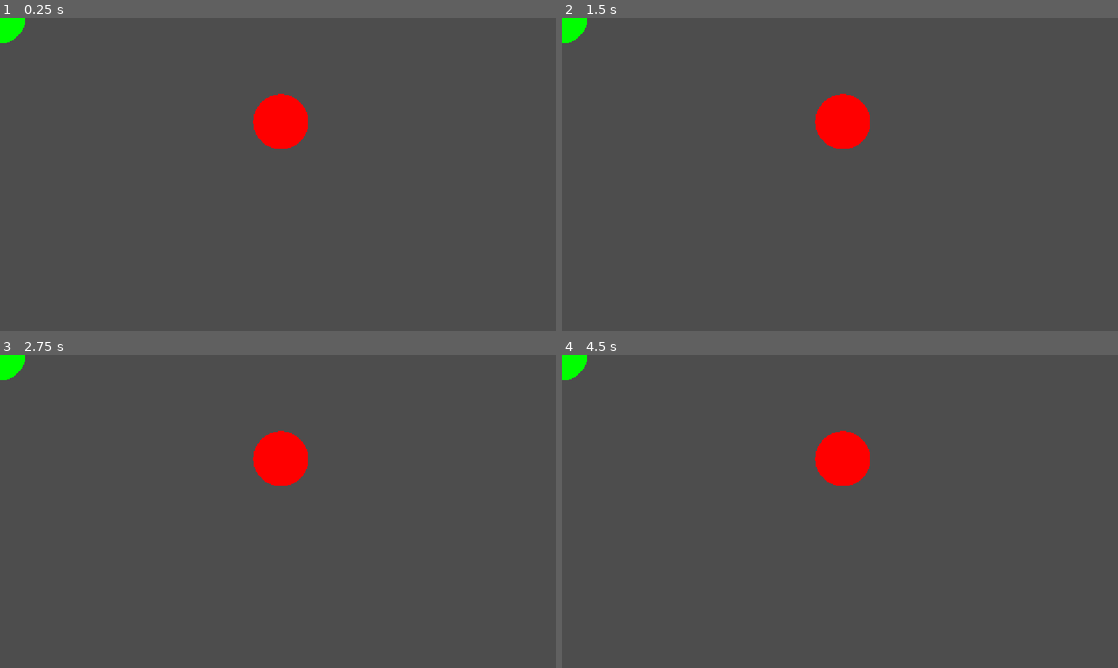
Above: before the commit, frames 1-4 (two rows, left to right).
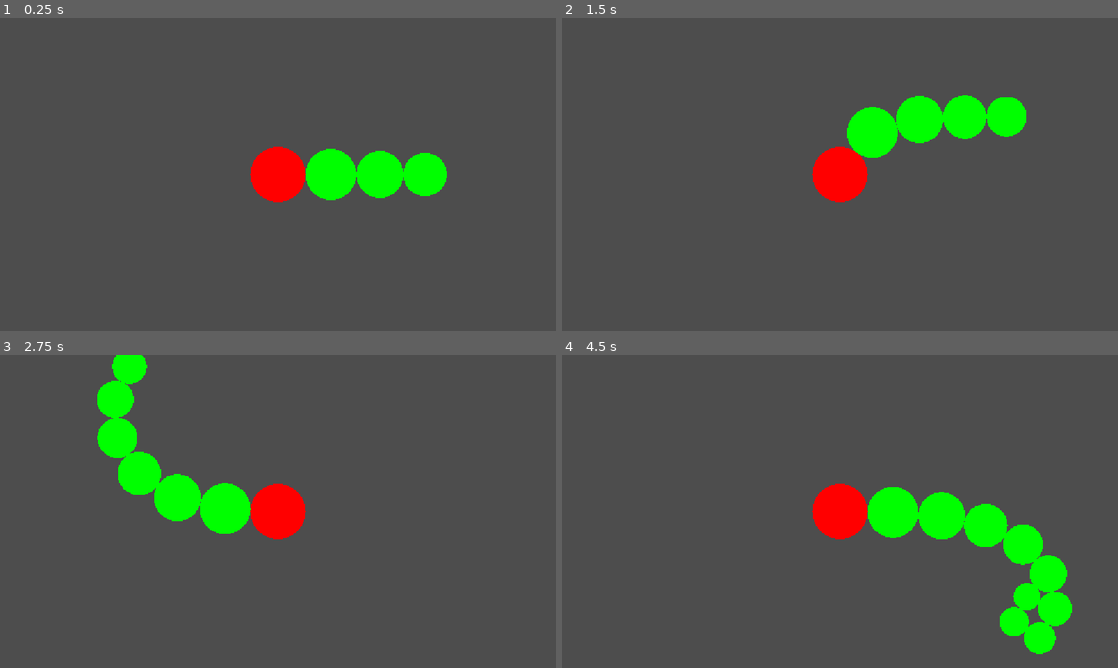
Above: after the commit, the same moments.

Repository: rRiddler/Godot_Lab
Game: Godot game, scene res://scenes/dynamicAnims.tscn
Two runs of this game, one before a commit and one after it. Both use one fixed random seed, a clock stepped at 60 frames per second and the inputs below.
Inputs (mouse positions are in pixels of both pictures, inside the frame that each line leads up to):
- Up to frame 1 (0.25 s): no input
- Up to frame 2 (1.5 s): tap Enter at 0.5 s; move the mouse to (845, 121) at 0.52 s; hold Right (ui_right) 0.53-1.28 s; tap P (addBodyPart, bound only after the commit) at 0.6 s; click (845, 121) at 0.67 s; tap Space at 1.25 s; move the mouse to (728, 190) at 1.27 s; hold Down (ui_down) from 1.28 s (still down); click (728, 190) at 1.35 s
- Up to frame 3 (2.75 s): tap P (addBodyPart, bound only after the commit) at 1.55, 2.1 s; move the mouse to (333, 442) at 2.02 s; release Down (ui_down) at 2.03 s; hold Right (ui_right) from 2.03 s (still down)
- Up to frame 4 (4.5 s): move the mouse to (812, 574) at 2.77 s; release Right (ui_right) at 2.78 s; hold Up (ui_up) 2.78-3.53 s; tap P (addBodyPart, bound only after the commit) at 2.85, 3.8, 4.35 s; click (812, 574) at 2.92 s; move the mouse to (1006, 558) at 3.52 s; hold Left (ui_left) from 3.53 s (still down); click (1006, 558) at 3.6 s; move the mouse to (673, 464) at 4.27 s

The runs differ from the first frame. In frame 1, 6.0% of the frame differs, in the area x 0-81%, y 0-59%; in frame 2, 6.4%; in frame 3, 7.8%; in frame 4, 9.0%, in the area x 0-92%, y 0-96%.

Commit message:
Add arrows movement and Camera for head Add 'P' to create new bodypart

Diff:
--- a/project.godot
+++ b/project.godot
@@ -36,6 +36,11 @@
 "events": [Object(InputEventMouseButton,"resource_local_to_scene":false,"resource_name":"","device":-1,"window_id":0,"a …(257 unchanged characters)…
 ]
 }
+addBodyPart={
+"deadzone": 0.2,
+"events": [Object(InputEventKey,"resource_local_to_scene":false,"resource_name":"","device":-1,"window_id":0,"alt_pressed":false,"shift_pressed":false,"ctrl_pressed":false,"meta_pressed":false,"pressed":false,"keycode":0,"physical_keycode":80,"key_label":0,"unicode":112,"location":0,"echo":false,"script":null)
+]
+}
 
 [physics]
 
--- a/scenes/dynamicAnims.tscn
+++ b/scenes/dynamicAnims.tscn
@@ -12,8 +12,10 @@
 
 [node name="Snake" type="CharacterBody2D" parent="." unique_id=1036043235]
 script = ExtResource("1_4lfpr")
-bodySegmentCount = 54
+bodySegmentCount = 3
 headRadius = 117
+movementSpeed = 10
+offsetFixingPosition = 0.005
 segmentSizeDegradationPercent = 0.076
 
 [node name="head" type="CollisionShape2D" parent="Snake" unique_id=2037631833]
@@ -31,4 +33,6 @@
 shape = SubResource("CircleShape2D_i5s70")
 debug_color = Color(1.92523e-07, 0.64858925, 0.18588662, 0.41960785)
 
+[node name="Camera2D" type="Camera2D" parent="Snake/head" unique_id=1502155382]
+
 [connection signal="input_event" from="Snake/head/Area2D" to="Snake" method="_on_area_2d_input_event"]
--- a/scripts/snake.gd
+++ b/scripts/snake.gd
@@ -1,32 +1,43 @@
 extends CharacterBody2D
 @onready var head = $"head"
 @onready var bodySegments = find_children("*","CollisionShape2D")
-var importedBodySegments = []
 @export var bodySegmentCount: int
 @export var headRadius: int
+@export var movementSpeed: int
+@export var offsetFixingPosition: float
 @export_range(0.0,1.0) var segmentSizeDegradationPercent: float
 
 signal changedPosition
 var holding_obj = false
 
-
+# INITIALIZING OBJECT
 func _ready() -> void:
+	# Preloading existing nodes - Head
 	bodySegments.erase($"head/Area2D/CollisionShape2D")
 	var prevSegment = head
+	# Begin to generate body based on public attributes. They are "connected" by order of creation
 	for i in range(bodySegmentCount):
-		var newSegment = CollisionShape2D.new()
-		newSegment.name = "segment"+str(i)
-		add_child(newSegment)
-		newSegment.shape = CircleShape2D.new()
-		newSegment.shape.radius = prevSegment.shape.radius * (1.0-segmentSizeDegradationPercent)
-		importedBodySegments.append(newSegment)
-		prevSegment = newSegment
-	bodySegments.append_array(importedBodySegments)
+		prevSegment = add_segment(prevSegment)
+	# Trying to reconnect all segments together on loading of scene
 	changedPosition.connect(move_segments)
+	changedPosition.emit()
 
+# GRAPHICS
+# Using process only to redraw body
 func _process(delta: float) -> void:
 	queue_redraw()
+# we only drawing bodyParts with circles which fill whole CollisionShape2D radius
+# TODO: move away from CollisionShape2D's to Node2D's - anyway not using integrated collisions
+func _draw() -> void:
+	for segment: CollisionShape2D in bodySegments:
+		if segment.name.contains("segment"):
+			draw_circle(segment.position,segment.shape.radius,Color(0,255,0))
+		elif segment.name == "head":
+			draw_circle(segment.position,segment.shape.radius,Color(255.0,0.0,0.0))
 
+# BRAIN LOGIC
+# Main logic behind moving bodyParts around by following Head and moving them away from each other
+# by own collission detection
 func move_segments():
 	var prevSegment:CollisionShape2D = null
 	for segment: CollisionShape2D in bodySegments:
@@ -40,41 +51,69 @@
 					var mPower = mD.length() - rOffset
 					segment.position += mD.normalized() * mPower
 			prevSegment = segment
-	# в данный момент prevSegment - хвост
-
+	# in next steps first use of prevSegment is a 'Tail' of creature
+	var readjust: bool = false
 	for i in range(0,bodySegments.size()):
 		for j in range(1,bodySegments.size()):
 			if (i != bodySegments.size()-1 and do_collide(bodySegments[i],bodySegments[j])):
 				fix_segments(bodySegments[i],bodySegments[j])
-			# если текущая точка - хвост, то проверяем ее с головой, как "следующим" элементом
+				readjust = true
+			# if currect bodyPart is Tail then we check its collision with Head separately
 		if (i == bodySegments.size()-1 and do_collide(bodySegments[0],bodySegments[i]) ):
 			fix_segments(bodySegments[0],bodySegments[i])
-
+			readjust = true
+	#if readjust:
+		#changedPosition.emit()
+# base func to decide whether two parts are colliding
 func do_collide(seg1: CollisionShape2D,seg2: CollisionShape2D):
 	var dist = (seg1.position - seg2.position).length()
 	var needDist = (seg1.shape.radius+seg2.shape.radius)+0.1
 	if dist < needDist:
 		return true
 	return false
+# base func to move second bodyPart away from first for exact distance
+#	they are colliding with each other
 func fix_segments(seg1: CollisionShape2D,seg2: CollisionShape2D):
 	var offsetDir = (seg2.position - seg1.position).normalized()
-	var offsetDist = (seg2.shape.radius+seg1.shape.radius+0.1)-(seg2.position-seg1.position).length()
+	var offsetDist = (seg2.shape.radius+seg1.shape.radius+offsetFixingPosition)-(seg2.position-seg1.position).length()
 	seg2.position += offsetDir*offsetDist
+func add_segment(prevSegment: CollisionShape2D):
+	var newName = "segment0"
+	if prevSegment.name !="head":
+		newName = "segment" + str(prevSegment.name.replace("segment","").to_int()+1)
+	var newSegment = CollisionShape2D.new()
+	newSegment.name = newName
+	add_child(newSegment)
+	newSegment.shape = CircleShape2D.new()
+	newSegment.shape.radius = prevSegment.shape.radius * (1.0-segmentSizeDegradationPercent)
+	newSegment.global_position = prevSegment.global_position-Vector2(-1,0)*(prevSegment.shape.radius+newSegment.shape.radius)
+	bodySegments.append(newSegment)
+	return newSegment
 
-func _draw() -> void:
-	for segment: CollisionShape2D in bodySegments:
-		if segment.name.contains("segment"):
-			draw_circle(segment.position,segment.shape.radius,Color(0,255,0))
-		elif segment.name == "head":
-			draw_circle(segment.position,segment.shape.radius,Color(255.0,0.0,0.0))
-
+# INPUT EVENT HANDLING
+# functionality to move around grabbed snake head with cursor global positioning
 func _input(event: InputEvent) -> void:
 	if event is InputEventMouseMotion and holding_obj:
 		#print('[DEBUG]: MP='+str(event.global_position))
 		head.global_position = event.global_position
 		changedPosition.emit()
-
+# funcionality to grab the Head of snake
 func _on_area_2d_input_event(viewport: Node, event: InputEvent, shape_idx: int) -> void:
 	if event.is_action("LMB"):
 		holding_obj = !holding_obj
 		#print('[DEBUG]: HO='+str(holding_obj))
+func _physics_process(delta: float) -> void:
+	if Input.is_action_pressed("ui_left"):
+		head.position.x -= movementSpeed
+		changedPosition.emit()
+	elif Input.is_action_pressed("ui_right"):
+		head.position.x += movementSpeed
+		changedPosition.emit()
+	if Input.is_action_pressed("ui_up"):
+		head.position.y -= movementSpeed
+		changedPosition.emit()
+	elif Input.is_action_pressed("ui_down"):
+		head.position.y += movementSpeed
+		changedPosition.emit()
+	if Input.is_action_just_pressed("addBodyPart"):
+		add_segment(bodySegments[-1])
